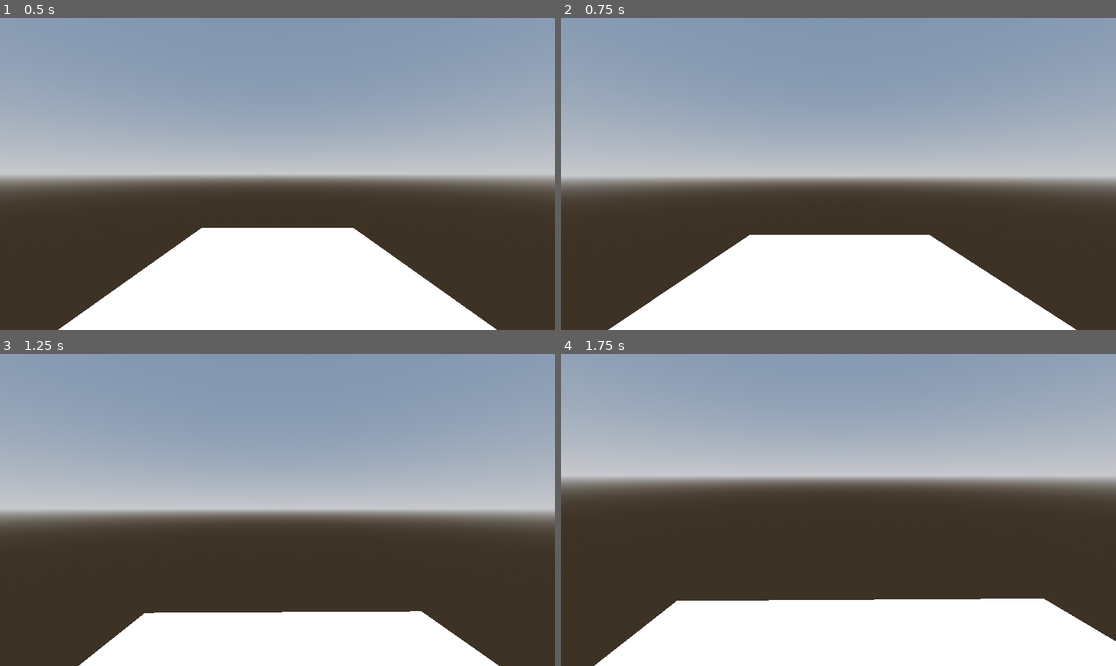
Above: before the commit, frames 1-4 (two rows, left to right).
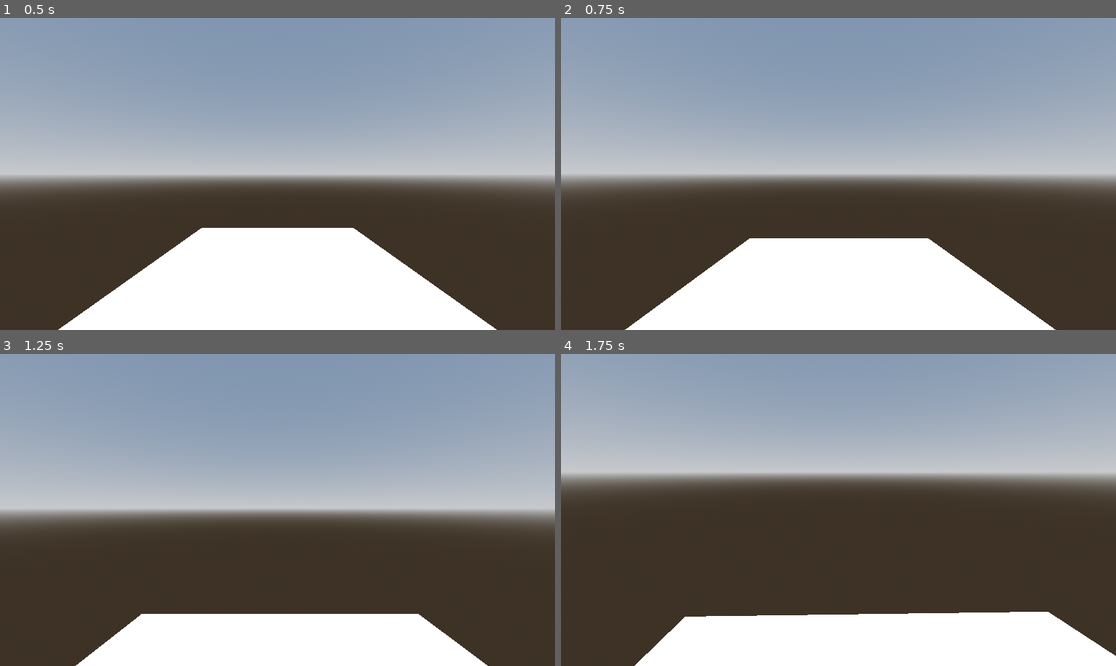
Above: after the commit, the same moments.

Repository: triangle-int/inner-inhabited
Game: Godot game, scene res://scenes/fpv/test_raft.tscn
Two runs of this game, one before a commit and one after it. Both use one fixed random seed, a clock stepped at 60 frames per second and the inputs below. This scene is started directly instead of the project's main scene. The engine's default icon, where the game draws it, is replaced by a stand-in: a white triangle on a blue panel in a dark square.
Inputs (mouse positions are in pixels of both pictures, inside the frame that each line leads up to):
- Up to frame 1 (0.5 s): no input
- Up to frame 2 (0.75 s): tap Enter at 0.5 s; move the mouse to (960, 158) at 0.52 s; hold W (move_forward) from 0.53 s (still down); right-click (960, 158) at 0.6 s; click (960, 158) at 0.67 s
- Up to frame 3 (1.25 s): keep holding W (move_forward)
- Up to frame 4 (1.75 s): keep holding W (move_forward); move the mouse to (810, 510) at 1.27 s; tap D (delete_node) at 1.35 s

Frame 1 is identical in both runs. In frame 2, 3.3% of the frame differs, in the area x 0-100%, y 50-100%; in frame 3, 0.6%; in frame 4, 7.9%, in the area x 0-100%, y 38-100%.

Commit message:
head bobbing

Diff:
--- a/scenes/fpv/player.tscn
+++ b/scenes/fpv/player.tscn
@@ -1,7 +1,7 @@
 [gd_scene load_steps=5 format=3 uid="uid://caicjo8jm4mf0"]
 
 [ext_resource type="Script" path="res://scripts/fpv/player.gd" id="1_qbcyw"]
-[ext_resource type="Script" path="res://scenes/fpv/head_bobbing.gd" id="2_llwwl"]
+[ext_resource type="Script" path="res://scripts/fpv/head_bobbing.gd" id="2_llwwl"]
 
 [sub_resource type="CapsuleMesh" id="CapsuleMesh_tos42"]
 
@@ -26,9 +26,9 @@
 
 [node name="Camera3D" type="Camera3D" parent="Head" node_paths=PackedStringArray("camera_look_node", "player_movement")]
 script = ExtResource("2_llwwl")
-frequency = 8.0
+frequency = 2.0
 amplitude_x = 0.3
 amplitude_y = 0.5
-smooth_speed = 2.0
+smooth_speed = 0.5
 camera_look_node = NodePath("..")
 player_movement = NodePath("../..")
--- a/scenes/fpv/head_bobbing.gd
+++ b/scripts/fpv/head_bobbing.gd
@@ -12,11 +12,13 @@
 var camera_node: Camera3D
 var target_position: Vector3
 
+
 func _ready() -> void:
 	camera_node = $"."
 	assert(camera_node is Node3D)
 	start_position = camera_node.position
 	target_position = start_position
+
 
 func _process(delta: float) -> void:
 	target_position = get_target_position()
@@ -39,7 +41,7 @@
 
 
 func apply_smoothed_position(pos: Vector3, delta: float) -> void:
-	if (camera_node.position == pos):
+	if camera_node.position == pos:
 		return
 	camera_node.position = camera_node.position.lerp(pos, smooth_speed * delta)
 
